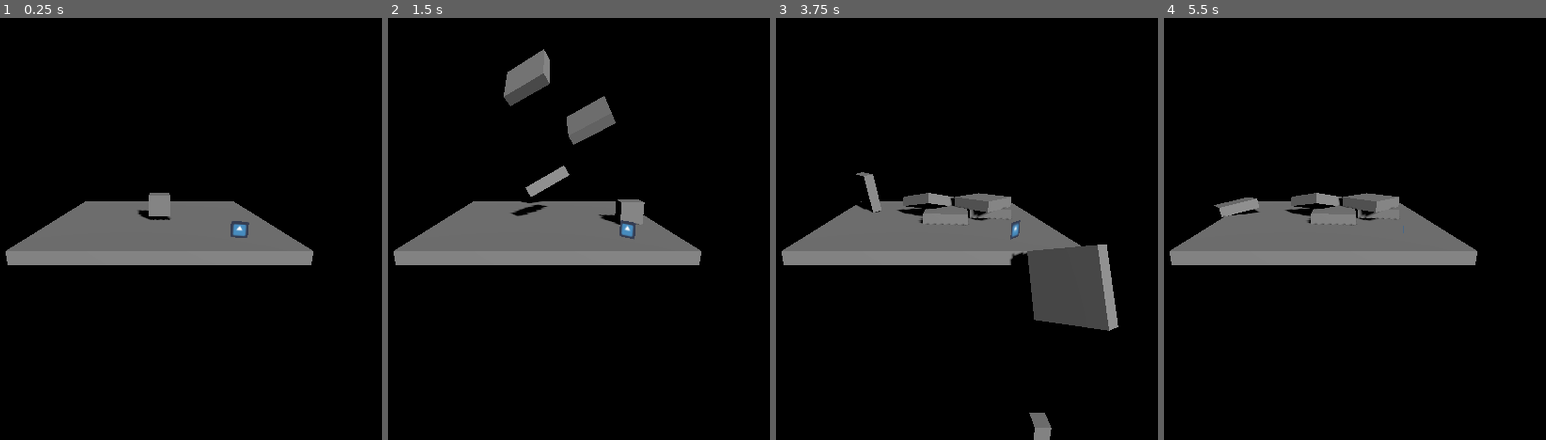
Above: before the commit, frames 1-4 (left to right).
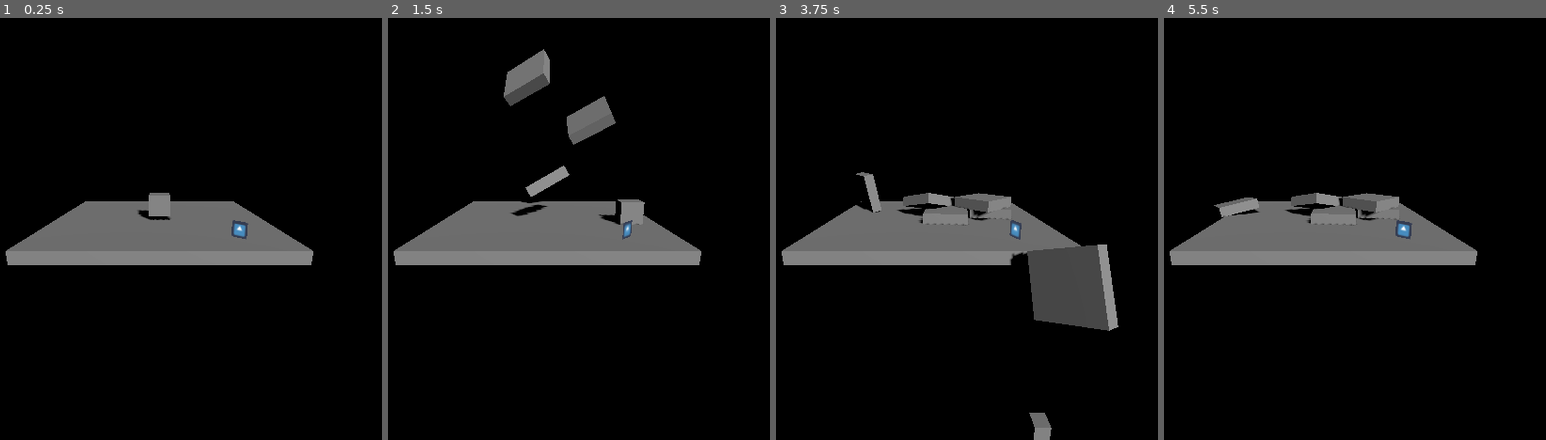
Above: after the commit, the same moments.

Repository: CocolinoFan/TuxsEscape
Game: Godot game, scene res://scenes/Level1.tscn
Same seed, same stepped clock (60 frames per second), same inputs: the game is played once before the commit and once after it. The project has no main scene, so this scene is started directly. The engine's default icon, where the game draws it, is replaced by a stand-in: a white triangle on a blue panel in a dark square.
Inputs:
- Up to frame 1 (0.25 s): no input
- Up to frame 2 (1.5 s): tap Enter (ui_accept) at 0.5, 0.77 s; hold Right (ui_right) 0.53-1.28 s; hold Down (ui_down) from 1.28 s (still down)
- Up to frame 3 (3.75 s): tap Enter (ui_accept) at 1.52, 3.02 s; release Down (ui_down) at 2.03 s; hold Right (ui_right) 2.03-2.78 s; hold Up (ui_up) 2.78-3.53 s; hold Left (ui_left) from 3.53 s (still down)
- Up to frame 4 (5.5 s): tap Enter (ui_accept) at 3.77, 4.52 s; release Left (ui_left) at 5.03 s; hold Down (ui_down) from 5.03 s (still down)

The runs differ from the first frame. In frame 1, less than 0.1% of the frame differs, in the area x 60-66%, y 47-53%; in frame 2, 0.1%; in frame 3, less than 0.1%; in frame 4, 0.2%.

Commit message:
A nothing burger, lesson 4 and 5, codeing practice.

Diff:
--- a/scenes/Icon.gd
+++ b/scenes/Icon.gd
@@ -5,7 +5,7 @@
 var player_name = "robot"
 var hearts = 3.5
 const SPEED = 2
-
+var is_godot_awesome = true
 # Called when the node enters the scene tree for the first time.
 func _ready():
 	pass
@@ -13,4 +13,14 @@
 
 # Called every frame. 'delta' is the elapsed time since the previous frame.
 func _process(delta):
-	rotate_y(deg_to_rad(SPEED))
+	if Input.is_action_pressed("ui_left"):
+		rotate_y(deg_to_rad(-SPEED))
+	elif Input.is_action_pressed("ui_right"):
+		rotate_y(deg_to_rad(SPEED))
+
+func minion():
+	print("Bana!")
+
+func add_these_numbers(x, y):
+	var sun = x + y
+	return sun
